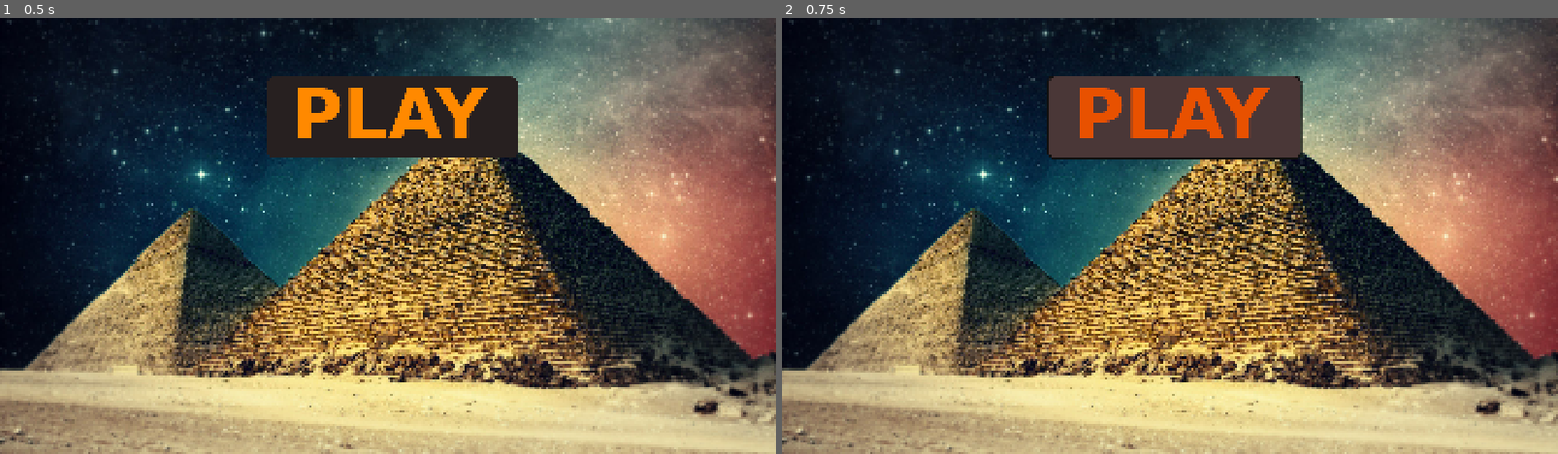
Above: before the commit, frames 1-2 (left to right).
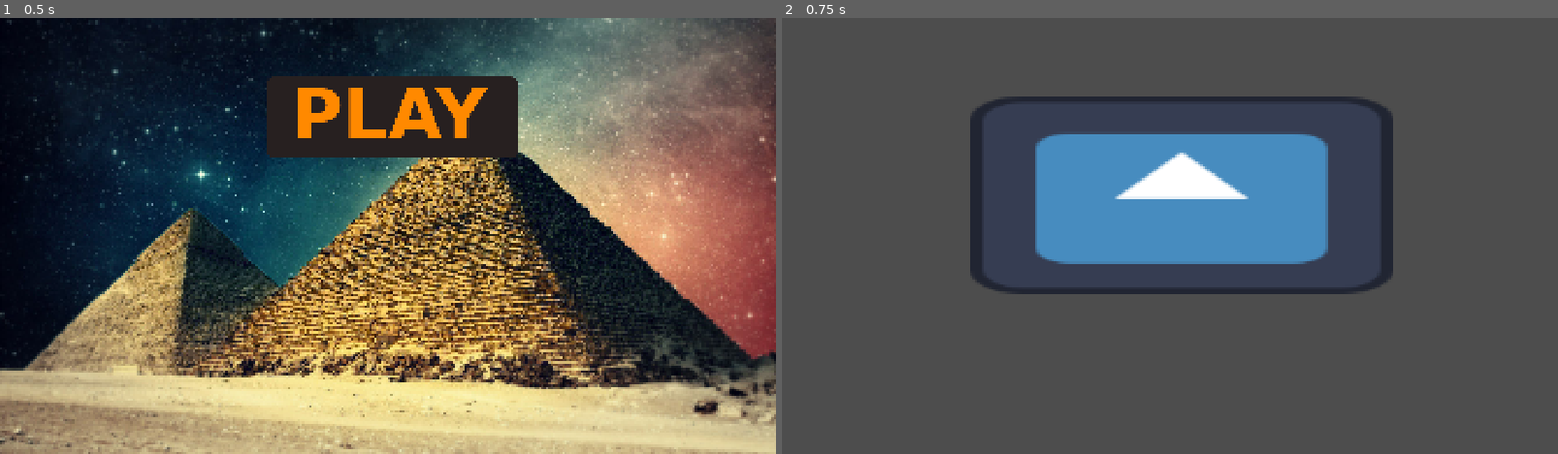
Above: after the commit, the same moments.

Repository: Hugtand2/DDUge-1
Game: Godot game, scene res://Scenes/main.tscn
Same seed, same stepped clock (60 frames per second), same inputs: the game is played once before the commit and once after it. Before the commit the project starts from res://main.tscn. The engine's default icon, where the game draws it, is replaced by a stand-in: a white triangle on a blue panel in a dark square.
Inputs (mouse positions are in pixels of both pictures, inside the frame that each line leads up to):
- Up to frame 1 (0.5 s): no input
- Up to frame 2 (0.75 s): click (1177, 118) at 0.5 s

Frame 1 is identical in both runs. In frame 2, 95% of the frame differs, in the area x 0-100%, y 0-100%.

Commit message:
SceneManager
Made a Global Scene manager singleton(autoload)
You can change scenes anywhere with the SceneManager.change_scene(<path>)
Also includes a LevelOne you can switch to with the play button

Diff:
--- /dev/null
+++ b/first-game/Scenes/LevelOne.tscn
@@ -0,0 +1,10 @@
+[gd_scene format=3 uid="uid://dgsadhp1rx5e6"]
+
+[ext_resource type="Texture2D" uid="uid://civbl33f6ft3j" path="res://Resources/icon.svg" id="1_vwlbn"]
+
+[node name="LevelOne" type="Node2D" unique_id=673032643]
+
+[node name="Icon" type="Sprite2D" parent="." unique_id=2019438000]
+position = Vector2(989.0001, 439.00006)
+scale = Vector2(8.203125, 3.828125)
+texture = ExtResource("1_vwlbn")
--- /dev/null
+++ b/first-game/Scenes/main.tscn
@@ -0,0 +1,30 @@
+[gd_scene format=3 uid="uid://cxftbpdnvtbgb"]
+
+[ext_resource type="Script" uid="uid://c2pnaknoc8cw5" path="res://Scripts/main_menu_control.gd" id="1_kry3j"]
+[ext_resource type="Texture2D" uid="uid://cpeldye25kakc" path="res://Resources/MainMenuBackground.jpg" id="2_21xkr"]
+[ext_resource type="Texture2D" uid="uid://dcwogk5bve4o8" path="res://Resources/PlayButton/PlayButton.png" id="3_6bp64"]
+[ext_resource type="Texture2D" uid="uid://bseyoabs418ph" path="res://Resources/PlayButton/Clickbutton.png" id="4_344ge"]
+[ext_resource type="Texture2D" uid="uid://diwe78bo1qlt4" path="res://Resources/PlayButton/PlayButtonHover.png" id="5_ynf5e"]
+
+[node name="Control" type="Control" unique_id=1686155103]
+layout_mode = 3
+anchors_preset = 15
+anchor_right = 1.0
+anchor_bottom = 1.0
+grow_horizontal = 2
+grow_vertical = 2
+script = ExtResource("1_kry3j")
+
+[node name="Sprite2D" type="Sprite2D" parent="." unique_id=58332214]
+position = Vector2(960, 540)
+texture = ExtResource("2_21xkr")
+
+[node name="MainMenuPlayButton" type="TextureButton" parent="." unique_id=1993455512]
+layout_mode = 0
+offset_left = 651.0
+offset_top = 136.0
+offset_right = 1291.0
+offset_bottom = 356.0
+texture_normal = ExtResource("3_6bp64")
+texture_pressed = ExtResource("4_344ge")
+texture_hover = ExtResource("5_ynf5e")
--- /dev/null
+++ b/first-game/Scripts/main_menu_control.gd
@@ -0,0 +1,12 @@
+extends Control
+
+@onready var play_button: TextureButton = $MainMenuPlayButton
+
+# Called when the node enters the scene tree for the first time.
+func _ready() -> void:
+	play_button.pressed.connect(button_pressed)
+
+
+# Called every frame. 'delta' is the elapsed time since the previous frame.
+func button_pressed() -> void:
+	SceneManager.change_scene("res://Scenes/LevelOne.tscn")
--- /dev/null
+++ b/first-game/Scripts/scene_manager.gd
@@ -0,0 +1,5 @@
+extends Node
+
+func change_scene(scene_path: String):
+	get_tree().change_scene_to_file(scene_path)
+	# "res://Scenes/<Name of scene>.tscn"
--- a/first-game/main.tscn
+++ /dev/null
@@ -1,28 +0,0 @@
-[gd_scene format=3 uid="uid://cxftbpdnvtbgb"]
-
-[ext_resource type="Texture2D" uid="uid://cpeldye25kakc" path="res://Resources/MainMenuBackground.jpg" id="1_1bvp3"]
-[ext_resource type="Texture2D" uid="uid://dcwogk5bve4o8" path="res://Resources/PlayButton/PlayButton.png" id="2_lquwl"]
-[ext_resource type="Texture2D" uid="uid://bseyoabs418ph" path="res://Resources/PlayButton/Clickbutton.png" id="3_7mycd"]
-[ext_resource type="Texture2D" uid="uid://diwe78bo1qlt4" path="res://Resources/PlayButton/PlayButtonHover.png" id="4_272bh"]
-
-[node name="Control" type="Control" unique_id=1686155103]
-layout_mode = 3
-anchors_preset = 15
-anchor_right = 1.0
-anchor_bottom = 1.0
-grow_horizontal = 2
-grow_vertical = 2
-
-[node name="Sprite2D" type="Sprite2D" parent="." unique_id=58332214]
-position = Vector2(960, 540)
-texture = ExtResource("1_1bvp3")
-
-[node name="MainMenuPlayButton" type="TextureButton" parent="." unique_id=1993455512]
-layout_mode = 0
-offset_left = 651.0
-offset_top = 136.0
-offset_right = 1291.0
-offset_bottom = 356.0
-texture_normal = ExtResource("2_lquwl")
-texture_pressed = ExtResource("3_7mycd")
-texture_hover = ExtResource("4_272bh")
--- a/first-game/project.godot
+++ b/first-game/project.godot
@@ -11,8 +11,12 @@
 [application]
 
 config/name="First-Game"
-run/main_scene="res://main.tscn"
+run/main_scene="res://Scenes/main.tscn"
 config/features=PackedStringArray("4.7", "Forward Plus")
+
+[autoload]
+
+SceneManager="*uid://j532kt76vvbi"
 
 [display]
 
Not shown, added: first-game/Scripts/main_menu_control.gd.uid
Not shown, added: first-game/Scripts/scene_manager.gd.uid
